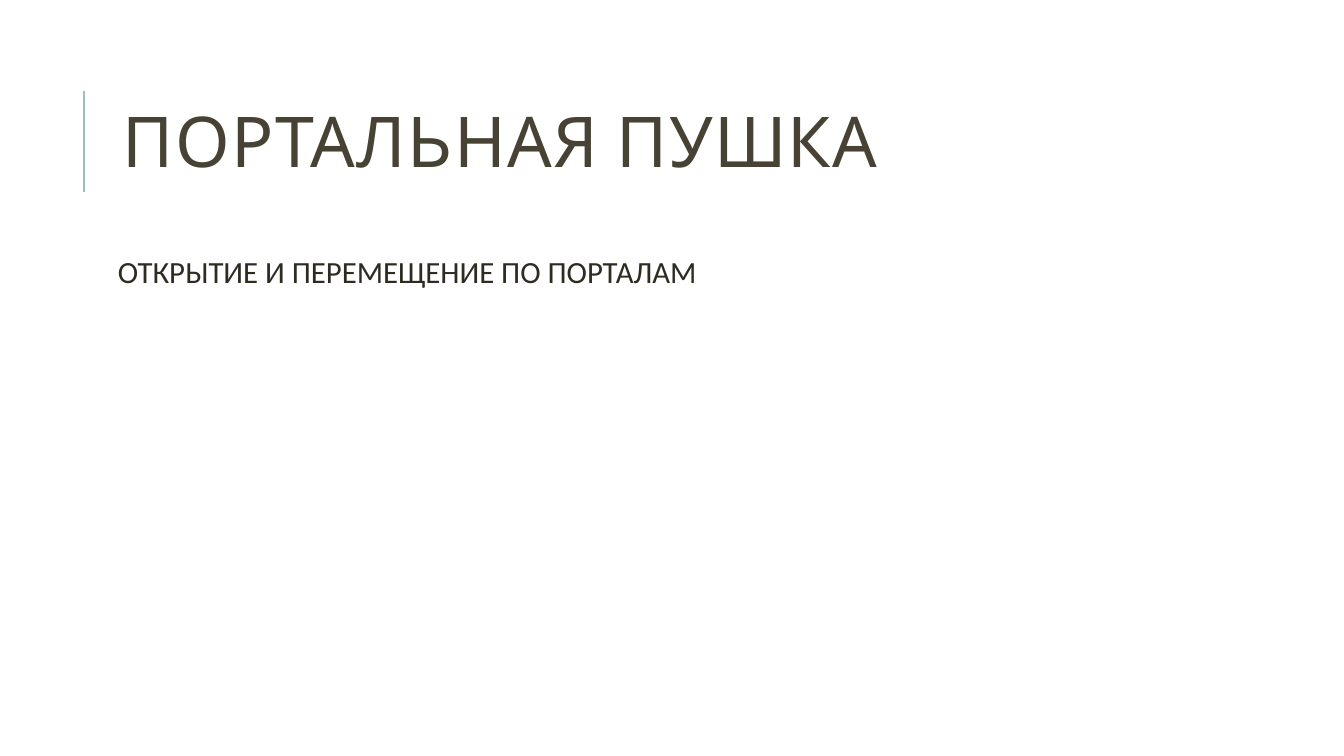
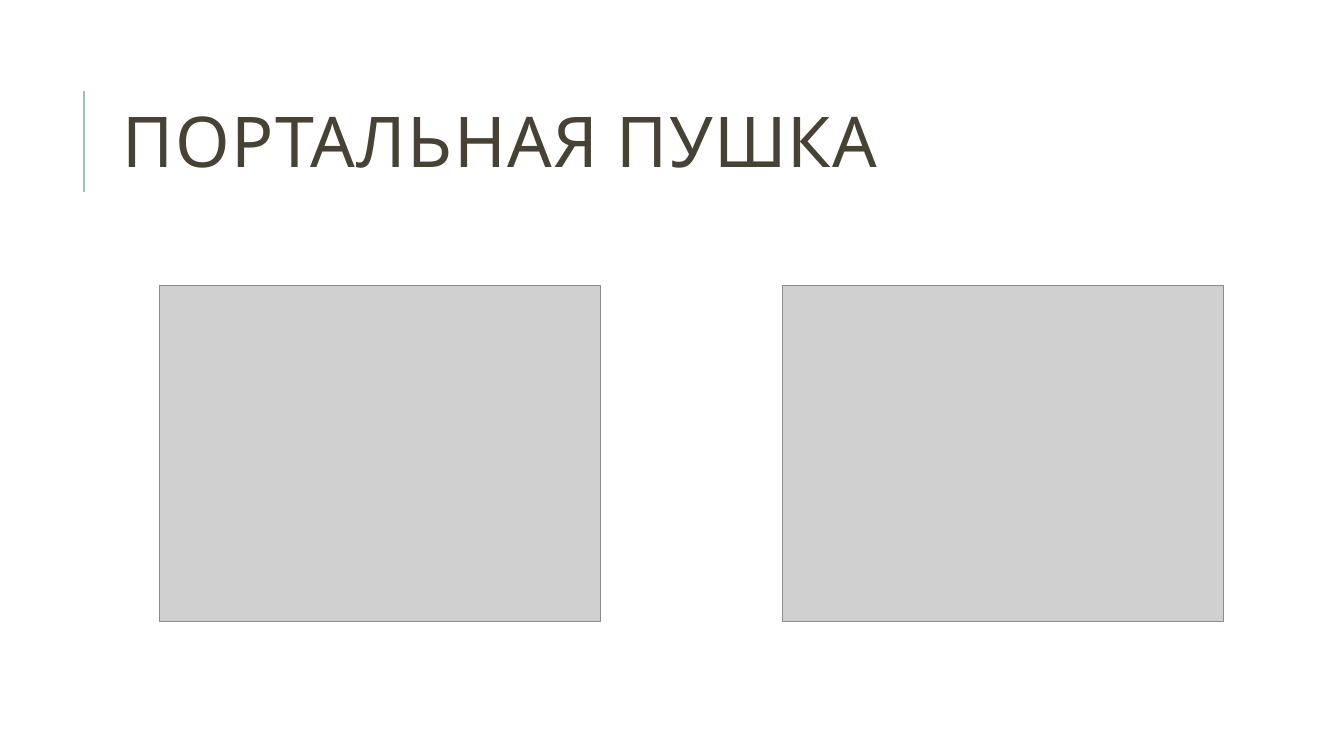
Before and after one commit to YurKind/Portal2D, a slide deck: slide 6 of report/protal.pptx. Drawn at 1344x756 pixels with LibreOffice and Linux fonts; fonts in the diff are those of the drawing; grey boxes stand for pictures. Boxes give left, top, right and bottom in pixels: in the first picture for what was removed or moved away, otherwise in the second. Text is boxed around its words. In the diff, an @@ line names an element or a change of style, - is before the commit and + after.

```diff
--- a/report/protal.pptx
+++ b/report/protal.pptx
@@ text removed at (x1=118, y1=263, x2=697, y2=288) @@
-ОТКРЫТИЕ И ПЕРЕМЕЩЕНИЕ ПО ПОРТАЛАМ
@@ picture added at (x1=160, y1=285, x2=602, y2=621) @@
@@ picture added at (x1=782, y1=285, x2=1224, y2=621) @@
```
Also in this commit, not shown: 2 other slides changed, 2 slides added, 1 slide removed, 10 other files.
